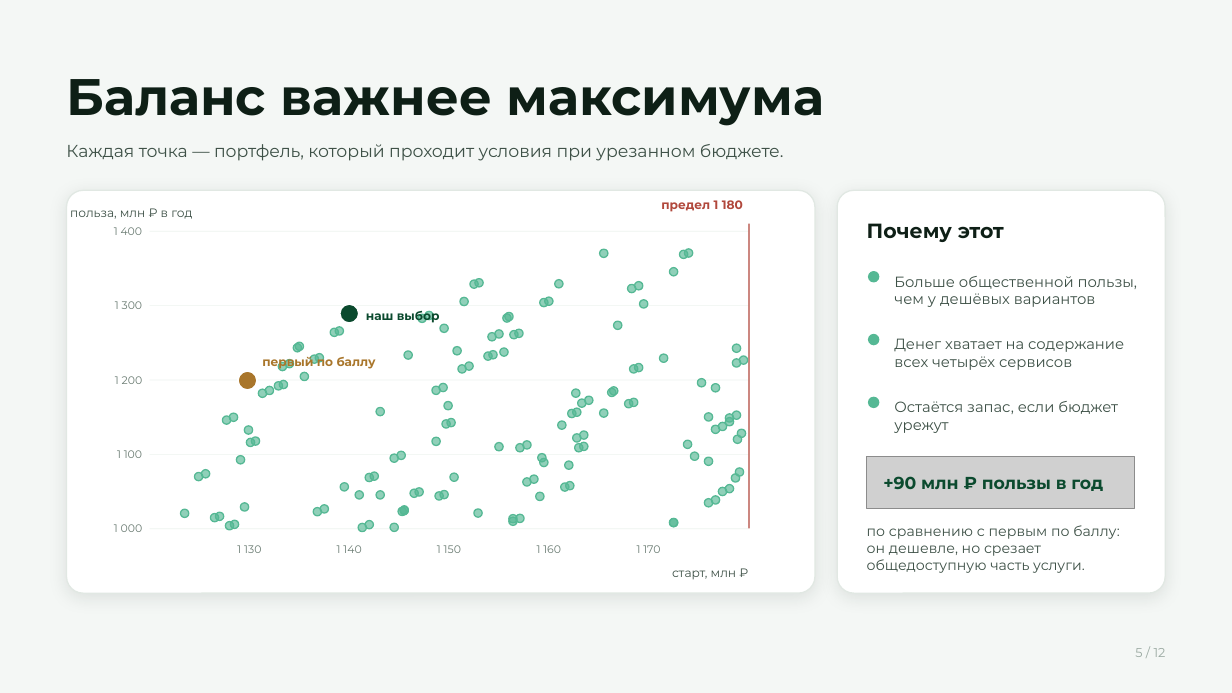
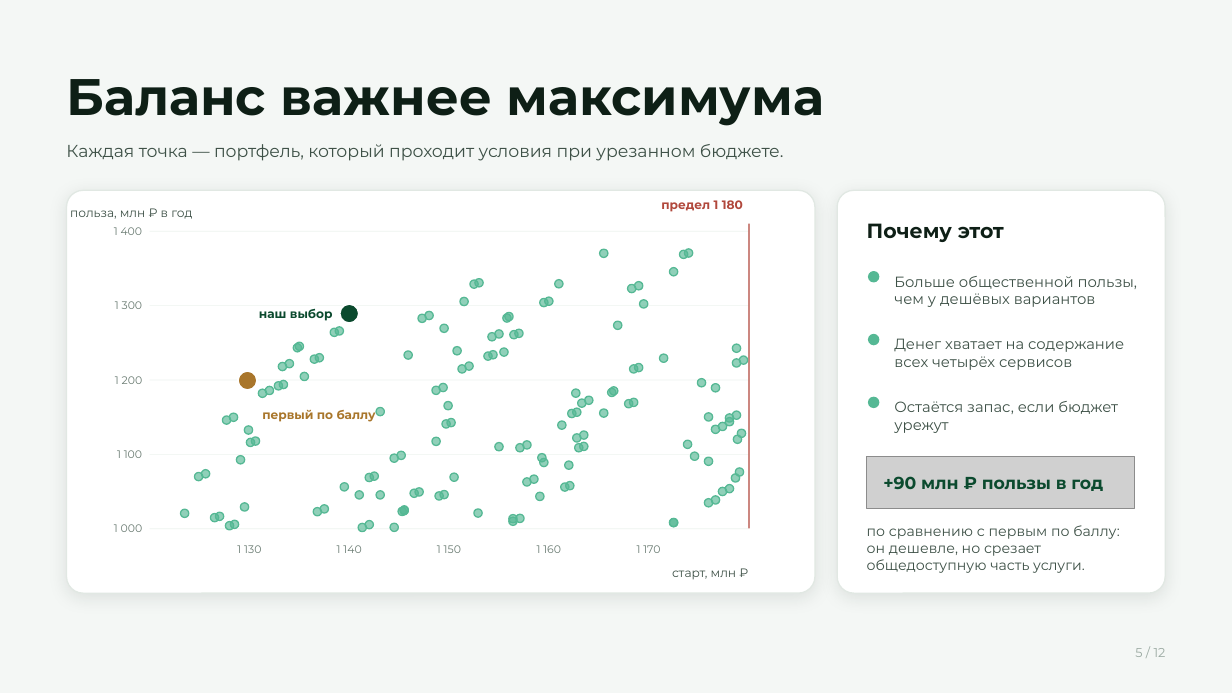
Before and after one commit to pmixay/hackathon-1109, a slide deck: slide 5 of docs/presentation/kosmo-deck.pptx. Drawn at 1232x693 pixels with LibreOffice and Linux fonts; fonts in the diff are those of the drawing; grey boxes stand for pictures. Boxes give left, top, right and bottom in pixels: in the first picture for what was removed or moved away, otherwise in the second. Text is boxed around its words. In the diff, an @@ line names an element or a change of style, - is before the commit and + after.

```diff
--- a/docs/presentation/kosmo-deck.pptx
+++ b/docs/presentation/kosmo-deck.pptx
@@ text "наш выбор": place and size @@
-text "наш выбор" at <box>366,310,440,323</box>
+text "наш выбор" at <box>259,308,333,321</box>
@@ text "наш выбор" at <box>259,308,333,321</box>: alignment left to right @@
@@ text "первый по баллу" rewrapped from <box>262,354,376,370</box> to <box>262,410,376,422</box> @@
```
Also in this commit, not shown: 4 other files.
